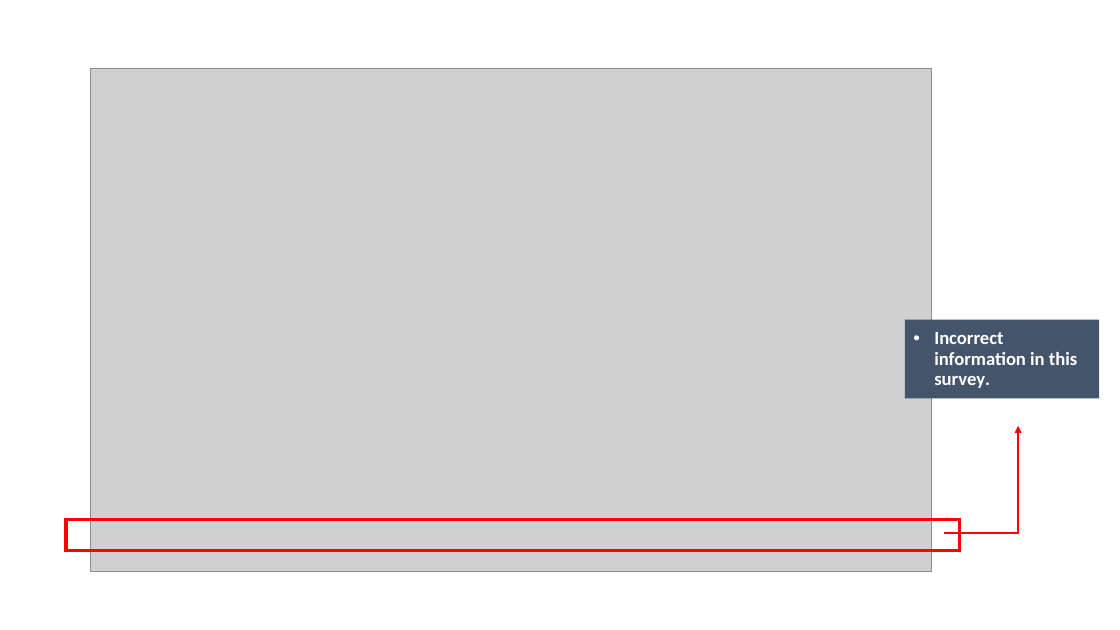
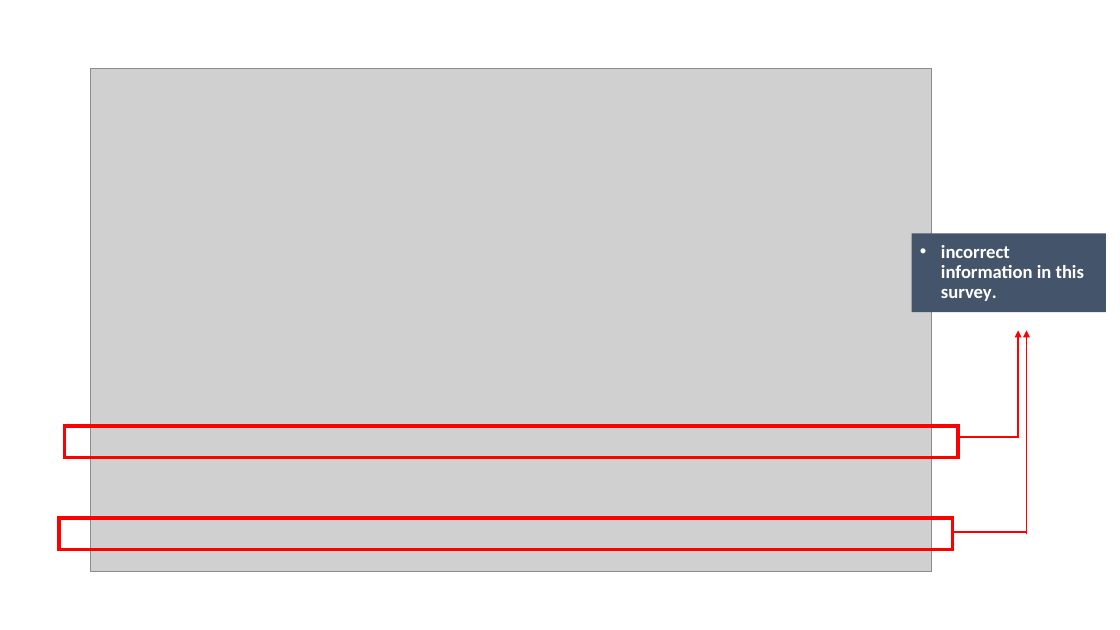
Before and after one commit to erdemsirel/ozu_data_science, a slide deck: slide 17 of DS 555 - Data Science & Strategy/ds555-project/references/Presentation.pptx (slide 20 before the commit). Drawn at 1120x630 pixels with LibreOffice and Linux fonts; fonts in the diff are those of the drawing; grey boxes stand for pictures. Boxes give left, top, right and bottom in pixels: in the first picture for what was removed or moved away, otherwise in the second. Text is boxed around its words. In the diff, an @@ line names an element or a change of style, - is before the commit and + after.

```diff
--- a/DS 555 - Data Science & Strategy/ds555-project/references/Presentation.pptx
+++ b/DS 555 - Data Science & Strategy/ds555-project/references/Presentation.pptx
@@ rectangle "incorrect information in this survey.": place and size @@
-rectangle "incorrect information in this survey." at <box>905,320,1099,399</box>
+rectangle "incorrect information in this survey." at <box>912,234,1106,313</box>
@@ text in rectangle at <box>941,245,1084,301</box>: text changed @@
-• Incorrect information in this survey.
+• incorrect information in this survey.
@@ arrow moved from (1018, 534) - (1018, 426) to (1018, 439) - (1018, 330) @@
@@ arrow added from (1027, 534) to (1027, 330), #FF0000 1.5 pt @@
@@ rectangle: place and size @@
-rectangle at <box>66,519,960,550</box>
+rectangle at <box>65,426,959,457</box>
@@ line moved from (1019, 533) - (944, 533) to (1019, 438) - (959, 438) @@
@@ rectangle added at <box>60,518,954,549</box>, outline #FF0000 3 pt @@
@@ line added from (1028, 533) to (953, 533), #FF0000 1.5 pt @@
```
Also in this commit, not shown: 14 other slides changed, 7 slides removed, 1 other file.
